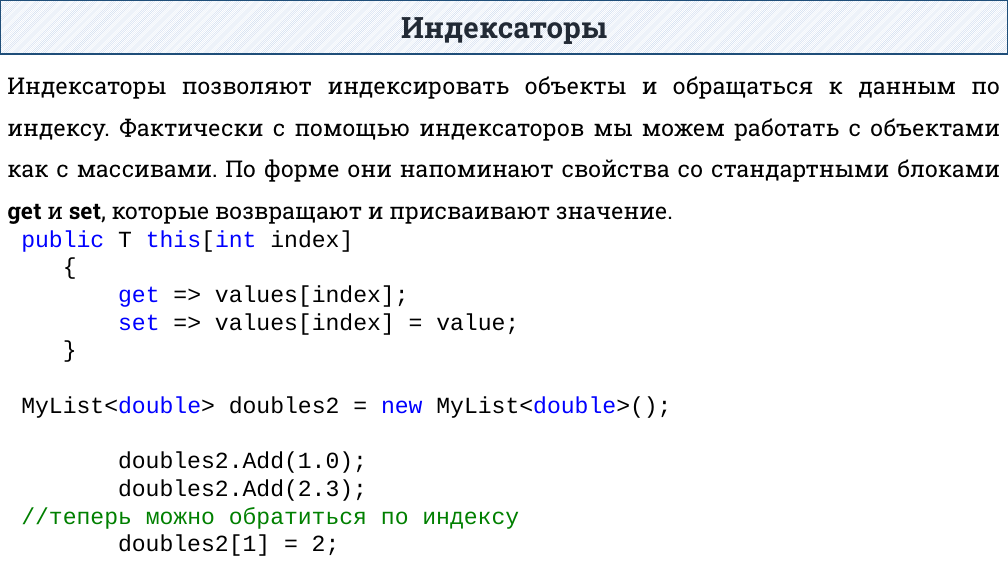
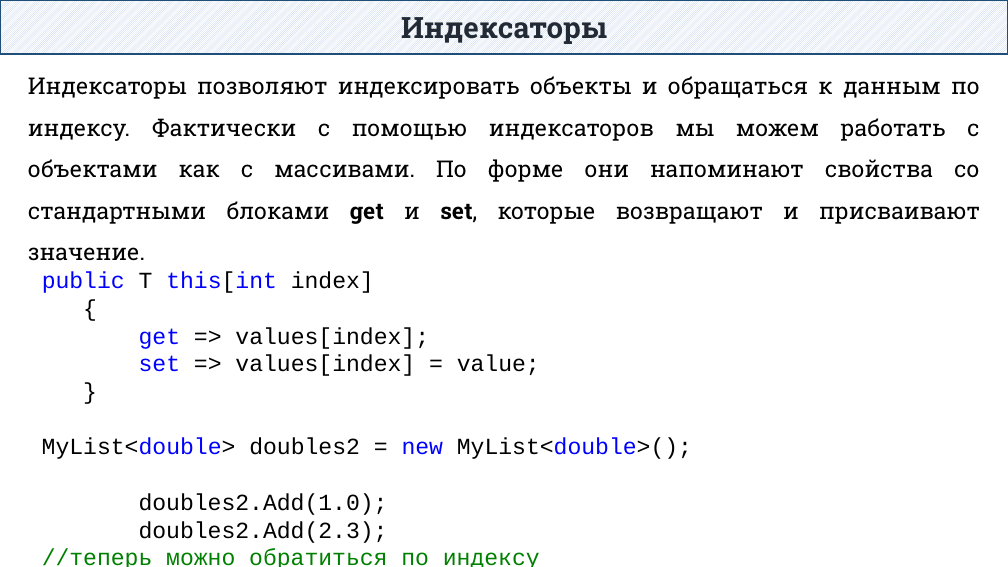
Before and after one commit to DaniilKlyukin/ITiP-2, a slide deck: slide 52 of Лекции/ИТиП 2 лек 3.pptx (slide 19 before the commit). Drawn at 1008x567 pixels with LibreOffice and Linux fonts; fonts in the diff are those of the drawing. Boxes give left, top, right and bottom in pixels: in the first picture for what was removed or moved away, otherwise in the second. Text is boxed around its words. In the diff, an @@ line names an element or a change of style, - is before the commit and + after.

```diff
--- a/Лекции/ИТиП 2 лек 3.pptx
+++ b/Лекции/ИТиП 2 лек 3.pptx
@@ text "Индексаторы позволяют индексировать объекты и ..." rewrapped from [7, 76, 1000, 556] to [28, 76, 980, 567] @@
```
Also in this commit, not shown: 9 other slides changed, 54 slides added, 12 slides removed, 3 other files.
